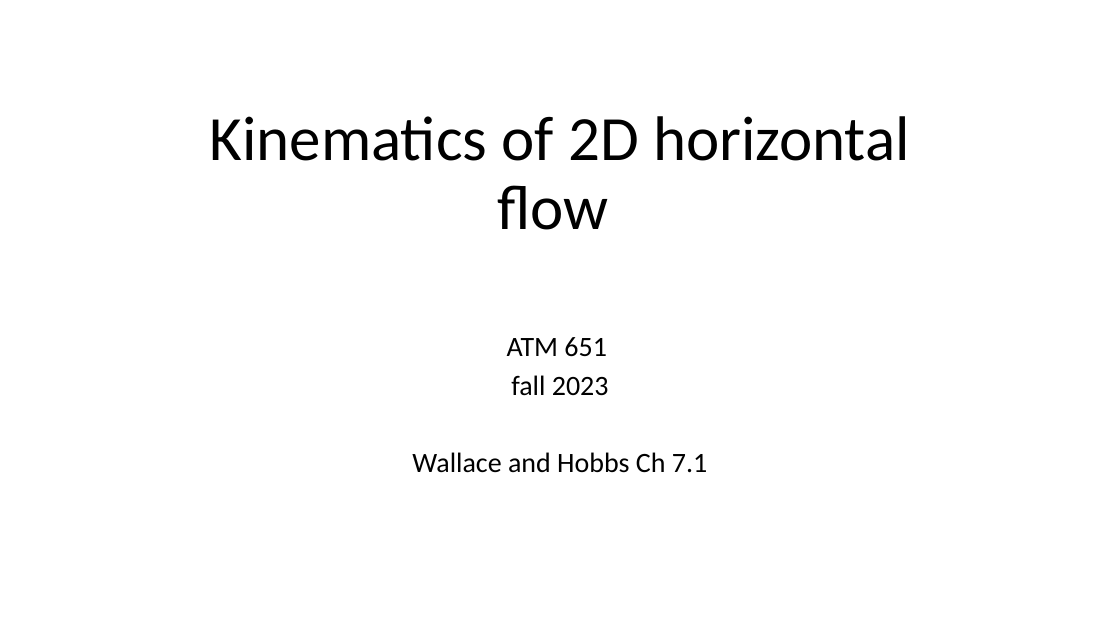
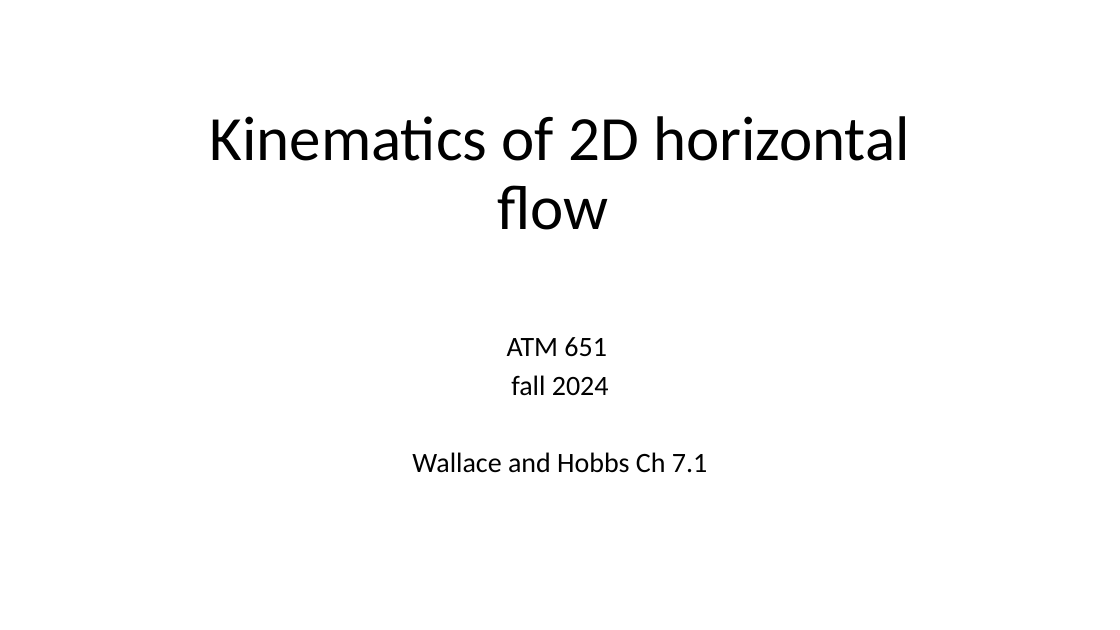
Before and after one commit to ATMOcanes/ATM651, a slide deck: slide 1 of WH_chapter7/Kinematics_WH_7.1.pptx. Drawn at 1120x630 pixels with LibreOffice and Linux fonts; fonts in the diff are those of the drawing. Boxes give left, top, right and bottom in pixels: in the first picture for what was removed or moved away, otherwise in the second. Text is boxed around its words. In the diff, an @@ line names an element or a change of style, - is before the commit and + after.

```diff
--- a/WH_chapter7/Kinematics_WH_7.1.pptx
+++ b/WH_chapter7/Kinematics_WH_7.1.pptx
@@ subtitle at (511,375,609,396): text changed @@
-fall 2023
+fall 2024
```
Also in this commit, not shown: 1 other slide changed, 10 other files.
